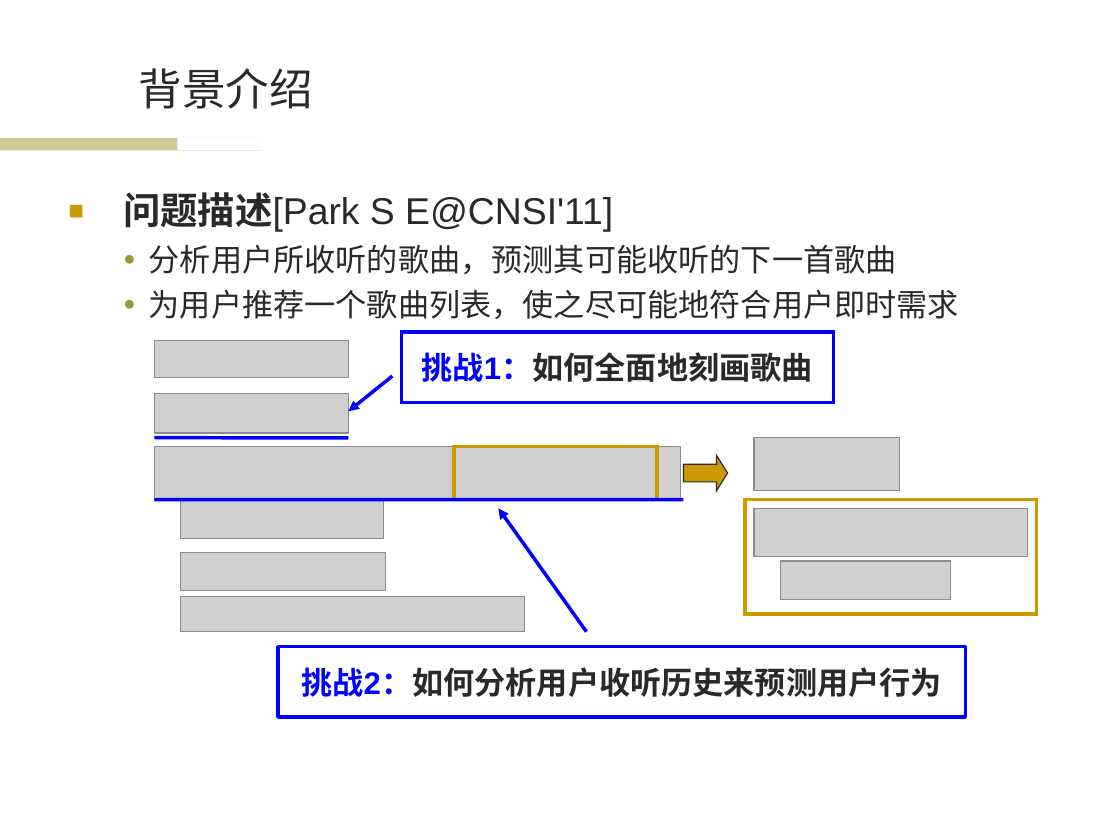
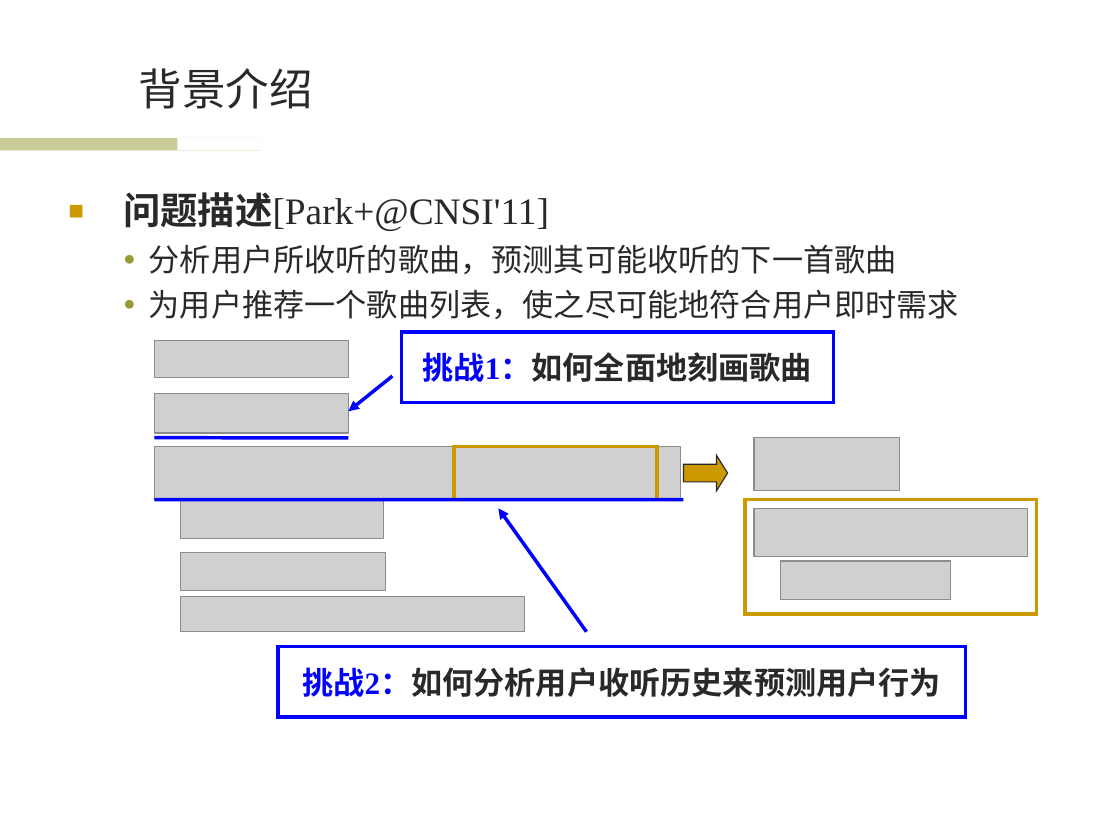
Before and after one commit to wwssttt/NJUThesis, a slide deck: slide 4 of ppt/一种基于时间序列分析的个性化音乐推荐系统及其实现.ppt. Drawn at 1120x840 pixels with LibreOffice and Linux fonts; fonts in the diff are those of the drawing; grey boxes stand for pictures; background and template pictures are left out. Boxes give left, top, right and bottom in pixels: in the first picture for what was removed or moved away, otherwise in the second. Text is boxed around its words. In the diff, an @@ line names an element or a change of style, - is before the commit and + after.

```diff
--- a/ppt/一种基于时间序列分析的个性化音乐推荐系统及其实现.ppt
+++ b/ppt/一种基于时间序列分析的个性化音乐推荐系统及其实现.ppt
@@ text at bbox=[123, 192, 549, 231]: text changed; font Arial to Times New Roman @@
-■ 问题描述[Park S E@CNSI'11]
+■ 问题描述[Park+@CNSI'11]
@@ rectangle "挑战1：如何全面地刻画歌曲" at bbox=[401, 333, 833, 403]: font Arial to Times New Roman in "挑战1：如何全面地刻画歌曲" @@
@@ rectangle "挑战2：如何分析用户收听历史来预测用户行为" at bbox=[278, 646, 965, 717]: font Arial to Times New Roman in "挑战2：如何分析用户收听历史来预测用户行为" @@
```
Also in this commit, not shown: 11 other slides changed, 1 slide added.
